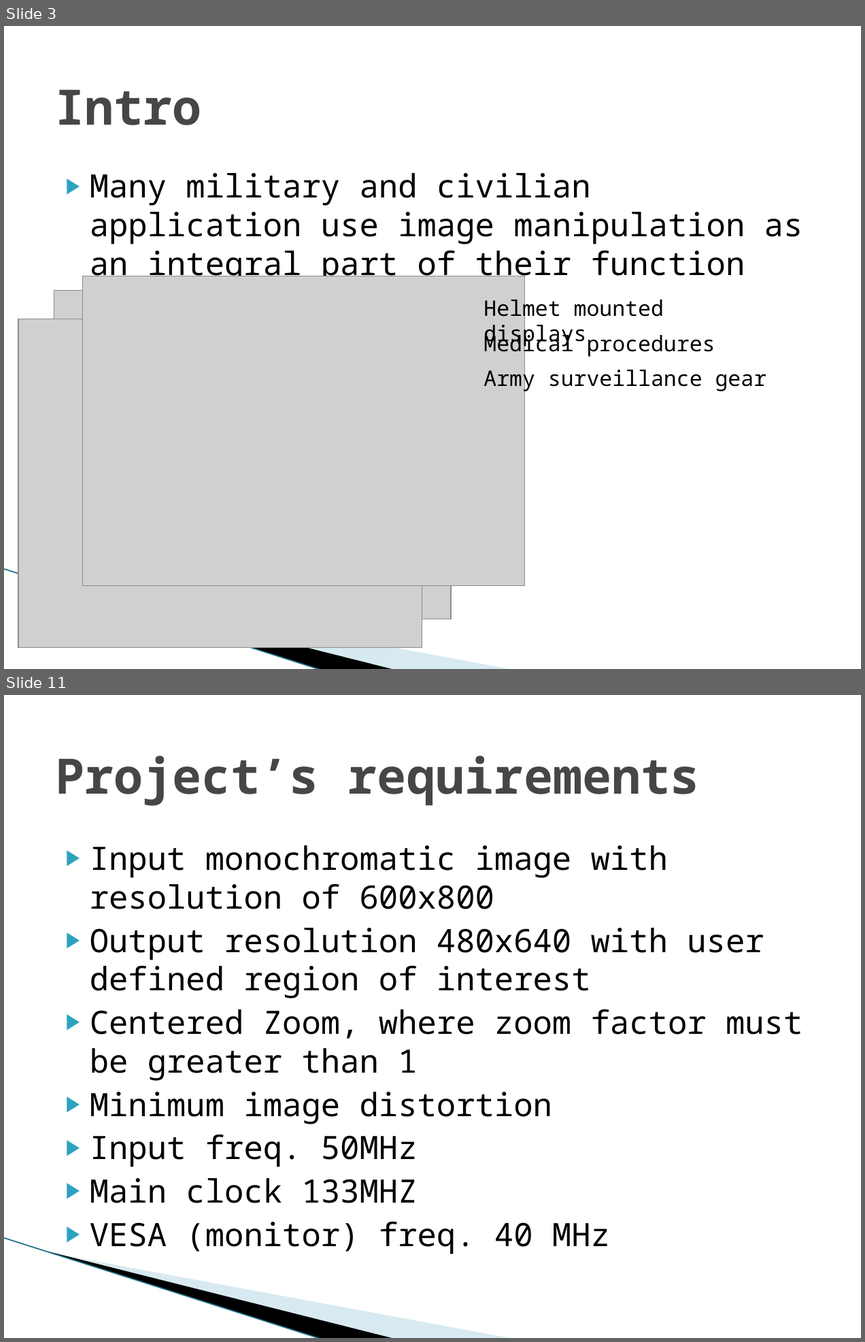
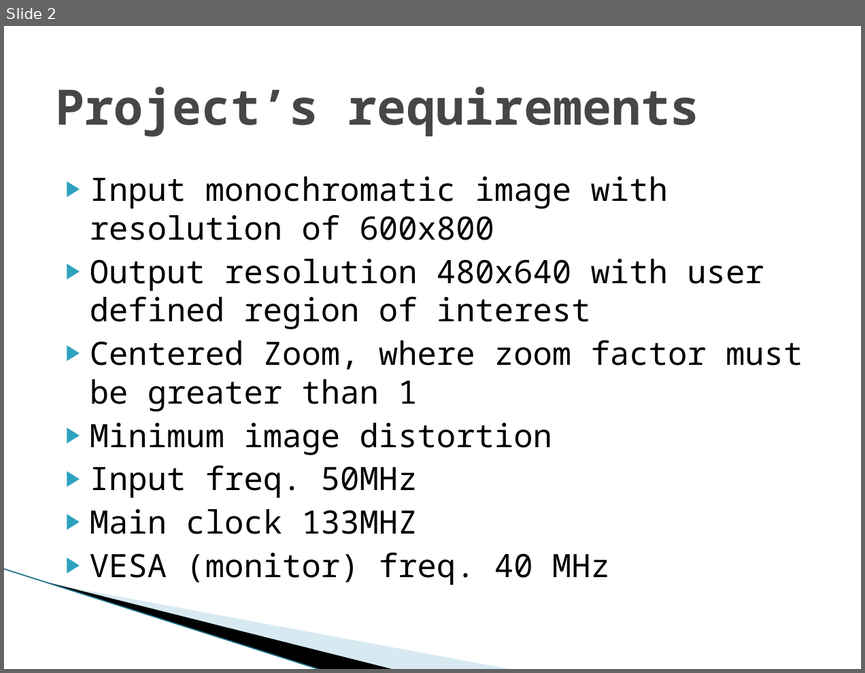
Before and after one commit to shizzz88/image-rotation-technion-ee, a slide deck: Presentation/Mid_Presentation.pptx. Shown one above the other, each under a label of ours: slides 3 and 11 before the commit, slide 2 after it; the slides between them are not shown. The pictures are 865x1342 and 865x673 pixels, drawn with LibreOffice and Linux fonts; fonts in the diff are those of the drawing; grey boxes stand for pictures; background and template pictures are left out. Boxes give left, top, right and bottom in pixels: in the first picture for what was removed or moved away, otherwise in the second. Text is boxed around its words. In the diff, an @@ line names an element or a change of style, - is before the commit and + after.

```diff
--- a/Presentation/Mid_Presentation.pptx
+++ b/Presentation/Mid_Presentation.pptx
@@ slide 3 removed at bbox=[4, 26, 861, 669], background #FFFFFF; not listed: 3 template elements that a slide beside it also shows @@
@@ title removed at bbox=[55, 89, 201, 125] @@
-Intro
@@ text removed at bbox=[90, 173, 803, 283] @@
-▶ Many military and civilian application use image manipulation as an integral part of their function
@@ picture removed at bbox=[54, 290, 450, 618] @@
@@ picture removed at bbox=[83, 276, 525, 586] @@
@@ text removed at bbox=[483, 295, 664, 347] @@
-Helmet mounted displays
@@ picture removed at bbox=[18, 319, 422, 648] @@
@@ text removed at bbox=[483, 331, 715, 357] @@
-Medical procedures
@@ text removed at bbox=[483, 366, 767, 392] @@
-Army surveillance gear
@@ what was slide 11 is now slide 2 @@
```
Also in this commit, not shown: 6 slides changed, 8 slides added, 17 other slides removed, 1 other file.
